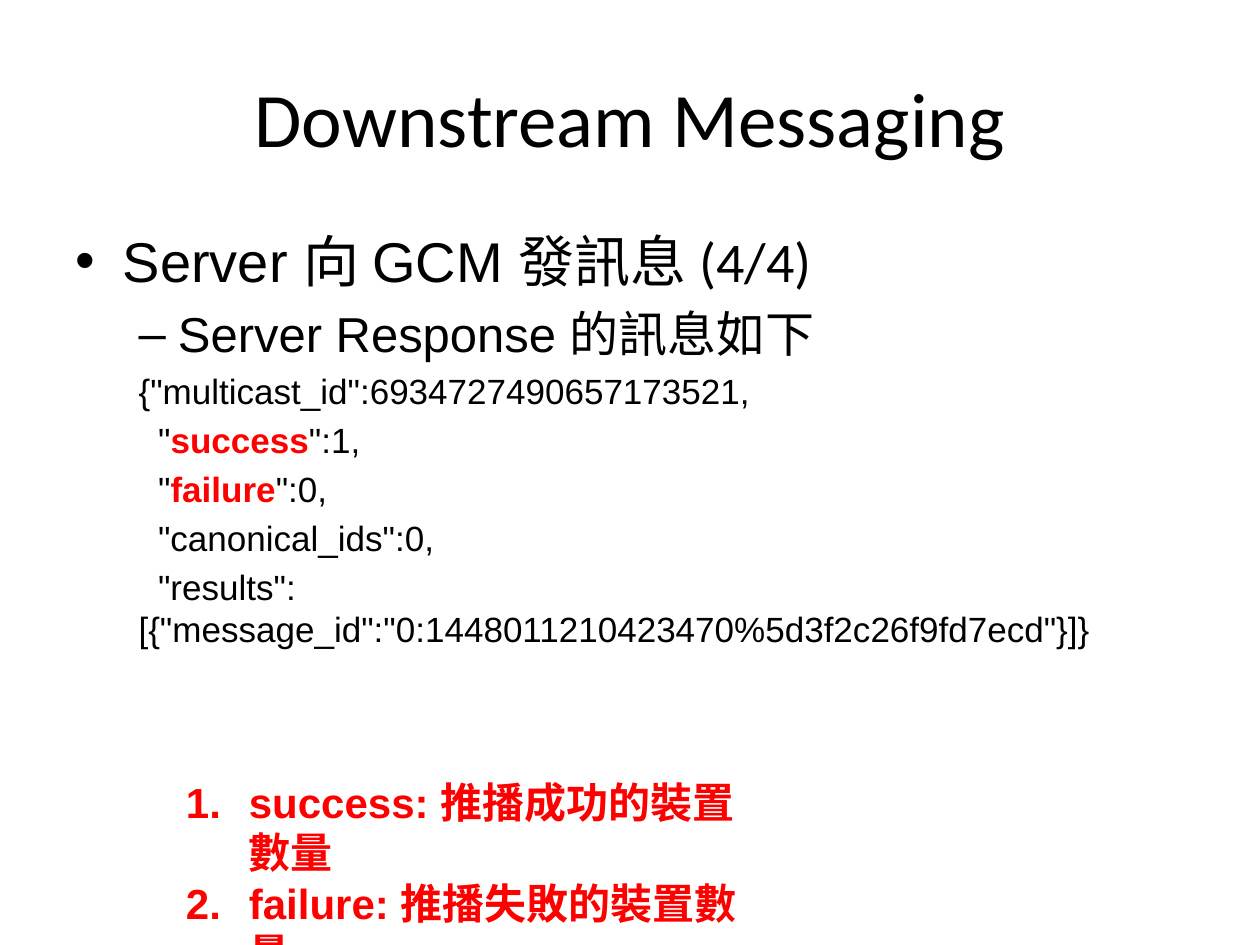
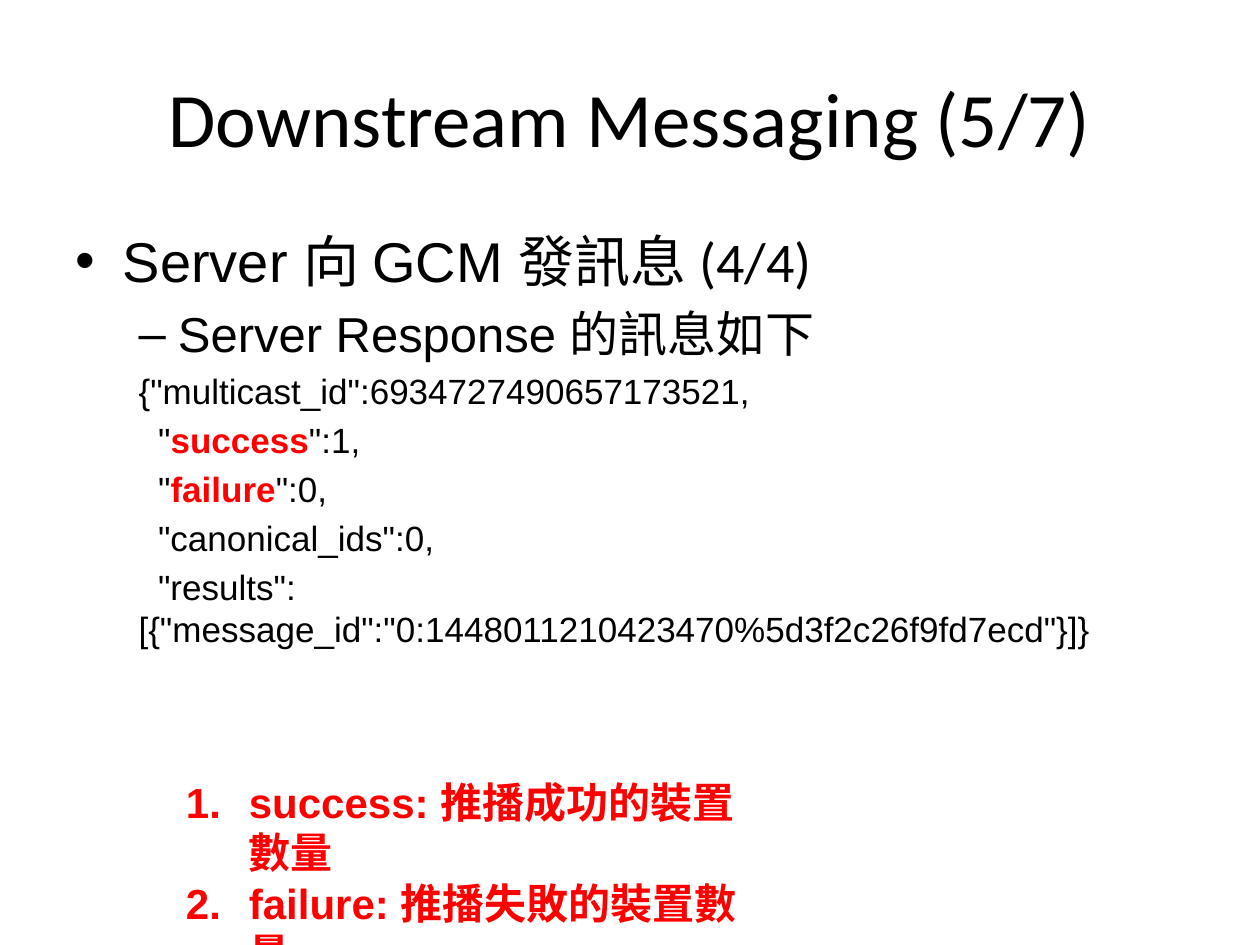
Before and after one commit to sonnyshih/AndroidDemoSample, a slide deck: slide 29 of CustomerUIDemo/GCM instruction.pptx (slide 27 before the commit). Drawn at 1260x945 pixels with LibreOffice and Linux fonts; fonts in the diff are those of the drawing. Boxes give left, top, right and bottom in pixels: in the first picture for what was removed or moved away, otherwise in the second. Text is boxed around its words. In the diff, an @@ line names an element or a change of style, - is before the commit and + after.

Commit message:
1. Modify GCM instruction.pptx 2. Modify the Downstream Messaging Demo 3. Add the Topics Messaging Demo

```diff
--- a/CustomerUIDemo/GCM instruction.pptx
+++ b/CustomerUIDemo/GCM instruction.pptx
@@ title at (x1=169, y1=91, x2=1090, y2=161): text changed @@
-Downstream Messaging
+Downstream Messaging (5/7)
```
Also in this commit, not shown: 10 other slides changed, 13 slides added, 3 slides removed, 19 other files.
